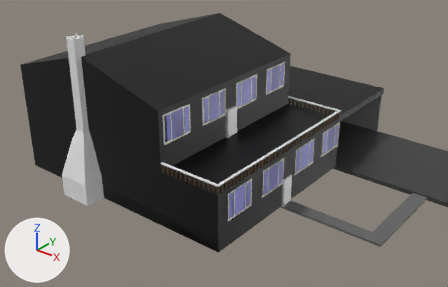
A saved change to the FBX model Assets/Models/Saint Mary's Island/SaintMary'sIslandLakehouse.fbx.
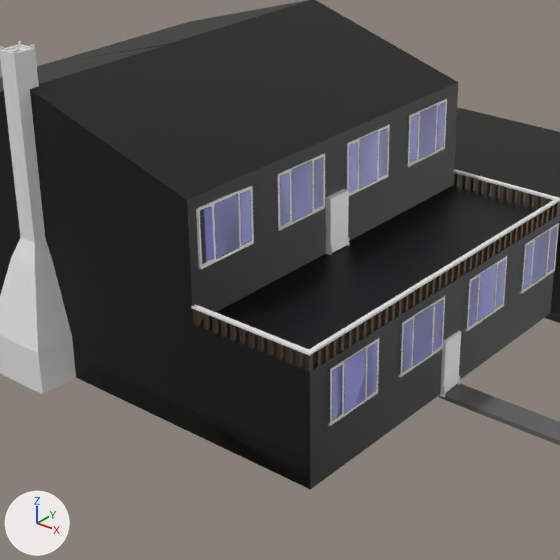
There are two pictures of each version: one whole from a 50 mm lens placed at (24.5, -32.8, 22.9), pointed at (-2.4, 0.8, 2.1), one close up on the part from 15% to 76% of the width and 5% to 100% of the height. The lights are fixed; the arrows at lower left show +X, +Y and +Z. Where no turn or scale is listed for an object, it has been applied to the vertices. Vertices at the same position are counted once.

Objects in the first close-up: 'Balcony', 'Balcony.001', 'Balcony.003', 'CTRL_Hole', 'CTRL_Hole.001', 'Carport', 'Chimney', 'House', 'Pathway', 'Window', 'Window.001', 'Window.002'.
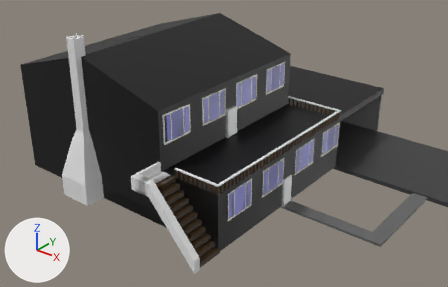
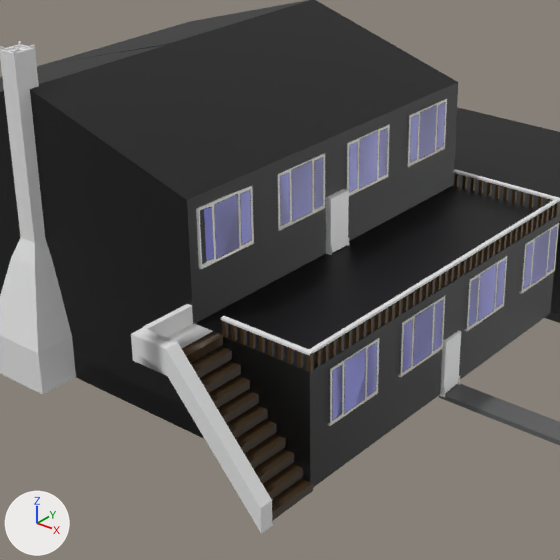
The change, as a list of edits to the scene's bpy script:
```text
Add mat_material_010:
    mat_material_010 = principled_material('Material.010')
    mat_material_010.base_color = (0.8, 0.8, 0.8)  # white #e7e7e7
Add mat_material_009:
    mat_material_009 = principled_material('Material.009')
    mat_material_009.base_color = (0.0423, 0.0222, 0.007)  # brown #3a2914
Change me_cube_004:
    where me_cube_004.from_pydata(...)  # 24 vertices, 22 faces; spans x -3.2..1.6, y -0.1..15.0, z 0.0
    used by ob_balcony_003; location = (2.17, -7.42, 4.23)
    before: 0 (-3.2, -0.1, 0.0) at pixel (191, 308), 1 (-3.2, -0.1, 0.0) at pixel (191, 306), 2 (-3.2, 0.1, 0.0), 3 (-3.2, 0.1, 0.0) at pixel (195, 304)
    me_cube_004 part 1
    add for i in [*range(0, 4)]: me_cube_004.vertices[i].co += Vector((1.3, 0.0, 0.0))
Add me_cube_006:
    me_cube_006.from_pydata(...)  # 124 vertices, 106 faces; spans x -4.86..0.26, y -1.51..1.0, z -0.29..4.78
    # faces by material slot: [73, 33]
    me_cube_006.materials.append(mat_material_009)  # brown #3a2914
    me_cube_006.materials.append(mat_material_010)  # white #e7e7e7
Add ob_staircase:
    ob_staircase = bpy.data.objects.new('Staircase', me_cube_006)
    ob_staircase.location = (3.64, -8.45, -0.49)
```

Changed parts and their boxes [x1, y1, x2, y2] in the close-ups (560 x 560 px; the box of a moved part takes in the faces that stretch with it):
'Staircase', added
    after: [131, 304, 313, 534]
    faces in mat_material_010 (white #e7e7e7): [131, 304, 273, 534]
    faces in mat_material_009 (brown #3a2914): [182, 331, 313, 521]
'Balcony.003', reshaped
    before: [191, 169, 560, 356]
    after: [221, 169, 560, 356]
part 1 of me_cube_004, moved or reshaped
    before: [191, 305, 309, 354]
    after: [221, 316, 309, 354]
